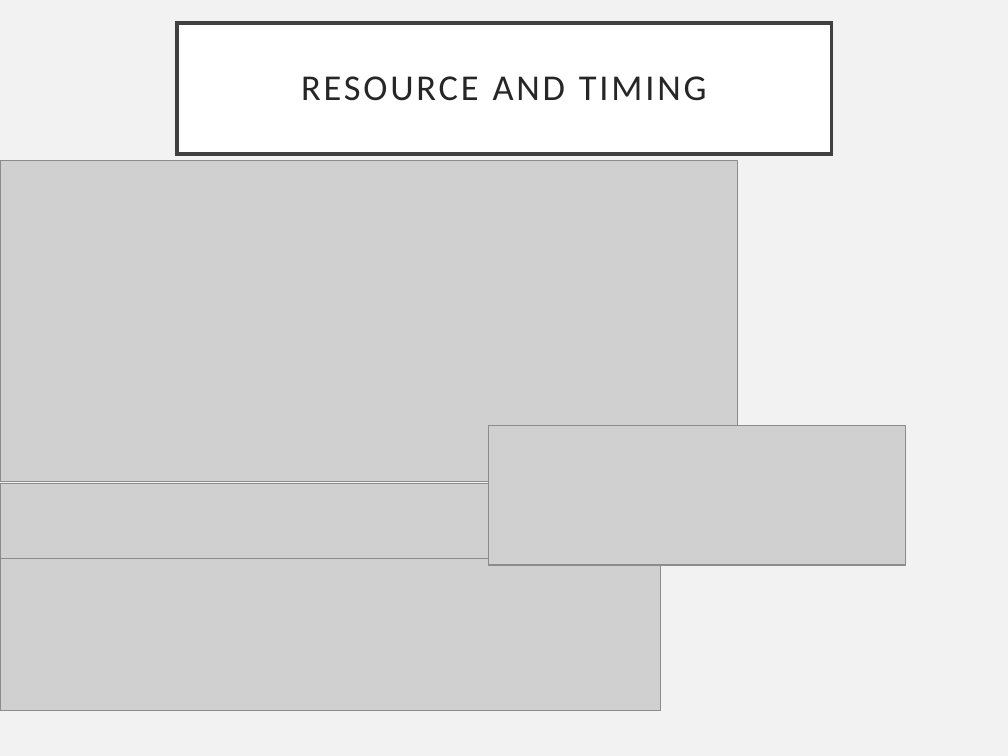
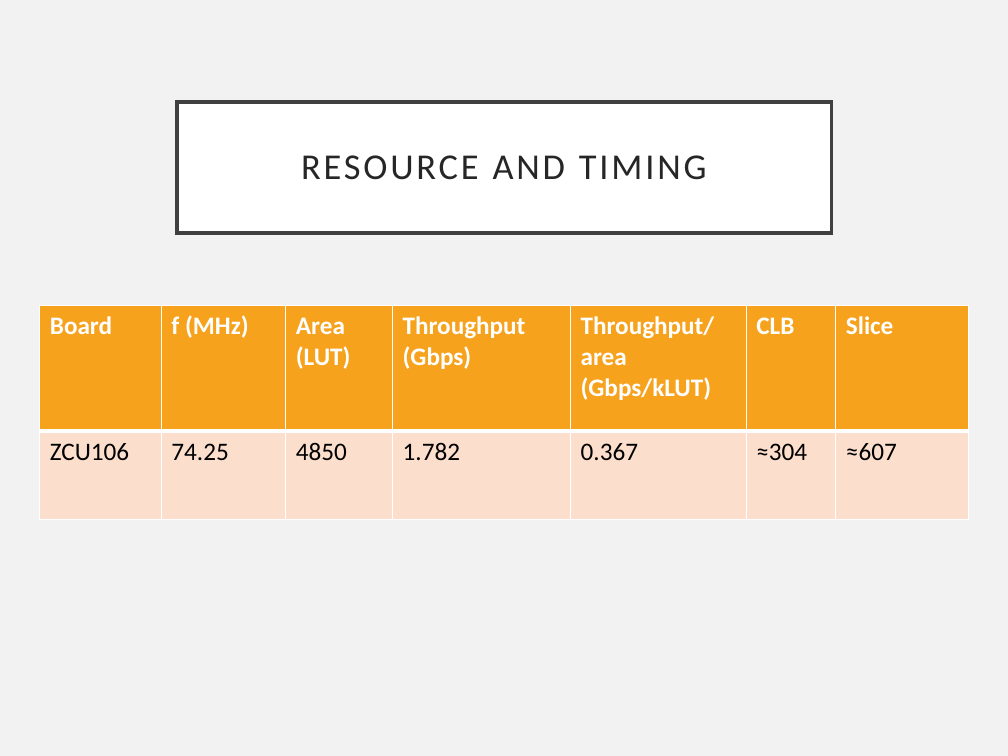
Before and after one commit to kojos03/FPGA_generate---Copy, a slide deck: slide 30 of docs/thesis/Presentation/VHDL implementation of neural network for Wildfire Detection.pptx. Drawn at 1008x756 pixels with LibreOffice and Linux fonts; fonts in the diff are those of the drawing; grey boxes stand for pictures. Boxes give left, top, right and bottom in pixels: in the first picture for what was removed or moved away, otherwise in the second. Text is boxed around its words. In the diff, an @@ line names an element or a change of style, - is before the commit and + after.

```diff
--- a/docs/thesis/Presentation/VHDL implementation of neural network for Wildfire Detection.pptx
+++ b/docs/thesis/Presentation/VHDL implementation of neural network for Wildfire Detection.pptx
@@ title "RESOURCE AND TIMING": place and size @@
-title "RESOURCE AND TIMING" at (177, 23, 832, 154)
+title "RESOURCE AND TIMING" at (177, 102, 832, 233)
@@ picture removed at (0, 161, 738, 482) @@
@@ table added at (40, 305, 971, 520), 2 rows, 7 columns @@
+Board | f (MHz) | Area (LUT) | Throughput (Gbps) | Throughput/area (Gbps/kLUT) | CLB | Slice
+ZCU106 | 74.25 | 4850 | 1.782 | 0.367 | ≈304 | ≈607
@@ picture removed at (489, 425, 905, 565) @@
@@ picture removed at (0, 484, 489, 558) @@
@@ picture removed at (0, 558, 660, 711) @@
```
Also in this commit, not shown: 7 other slides changed, 1 other file.
